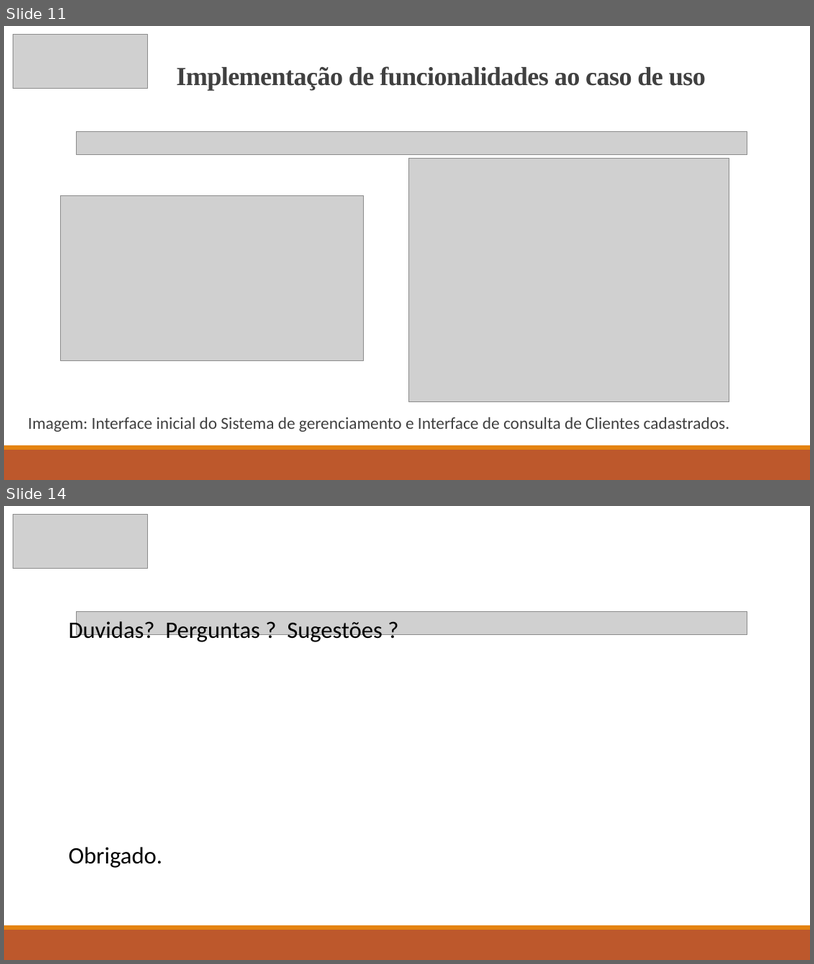
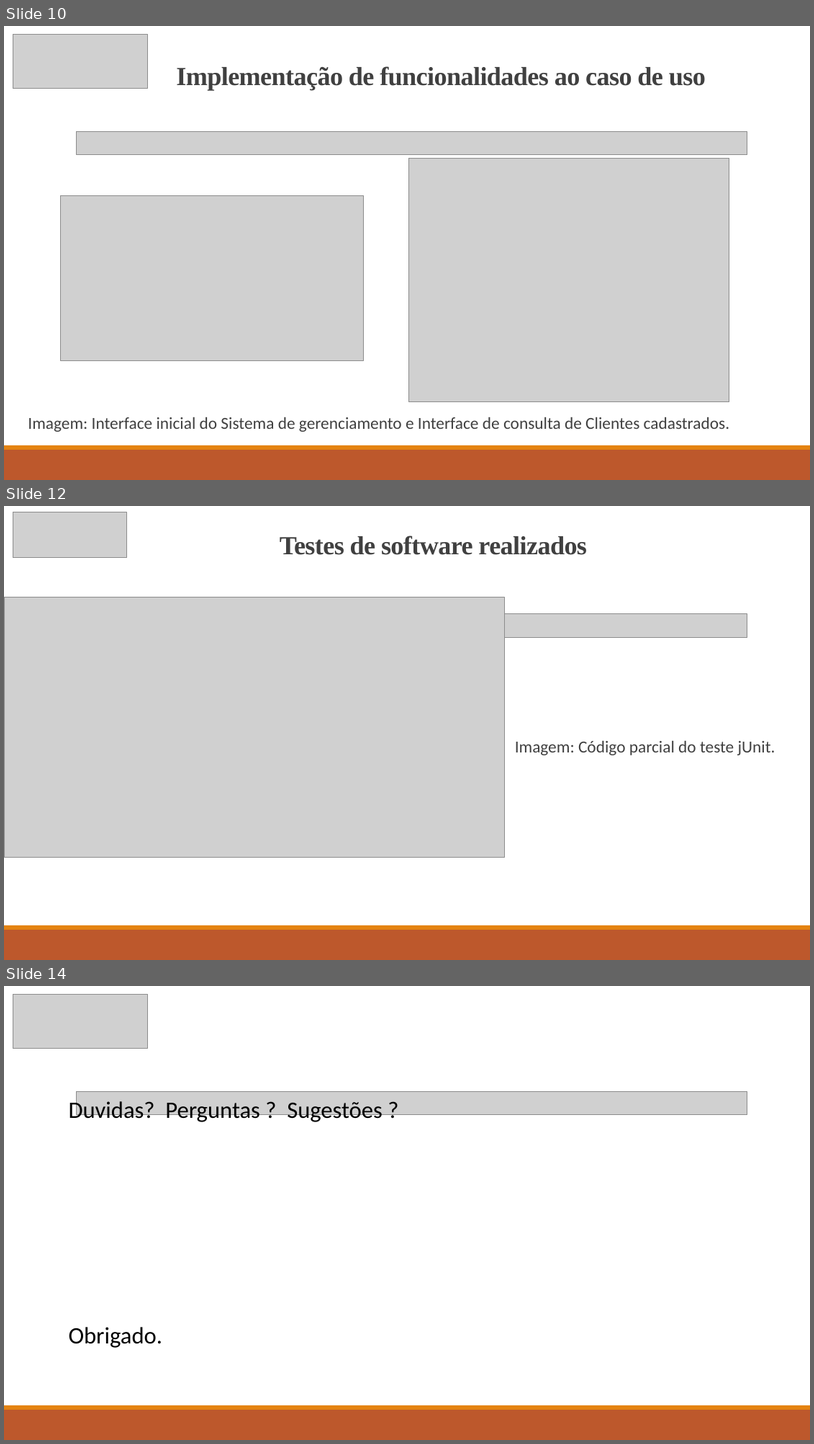
Before and after one commit to Software-gerenciamento/Slides, a slide deck: Apresentação - Sprint 2(1).pptx. Shown one above the other, each under a label of ours: slides 11 and 14 before the commit, slides 10, 12 and 14 after it; the slides between them are not shown. The pictures are 814x964 and 814x1444 pixels, drawn with LibreOffice and Linux fonts; fonts in the diff are those of the drawing; grey boxes stand for pictures. Boxes give left, top, right and bottom in pixels: in the first picture for what was removed or moved away, otherwise in the second. Text is boxed around its words. In the diff, an @@ line names an element or a change of style, - is before the commit and + after.

```diff
--- a/Apresentação - Sprint 2(1).pptx
+++ b/Apresentação - Sprint 2(1).pptx
@@ slide 12 added at [4, 506, 810, 960], background #FFFFFF; not listed: 2 template elements that a slide beside it also shows @@
@@ picture added at [13, 512, 126, 557] @@
@@ title added at [280, 536, 587, 555], 31 pt, text #404040, bold @@
+Testes de software realizados
@@ picture added at [4, 597, 505, 857] @@
@@ picture added at [77, 614, 748, 637] @@
@@ text added at [515, 741, 776, 755], 20 pt, text #404040 @@
+Imagem: Código parcial do teste jUnit.
@@ what was slide 11 is now slide 10 @@
```
Also in this commit, not shown: 2 slides changed, 1 slide removed.
